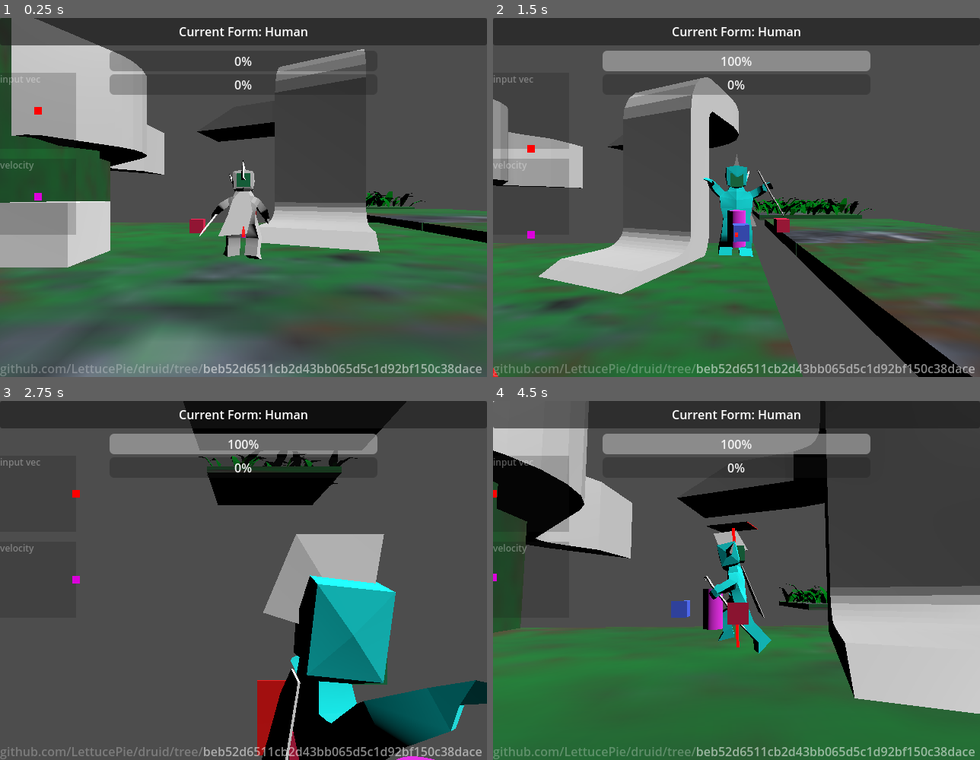
Above: before the commit, frames 1-4 (two rows, left to right).
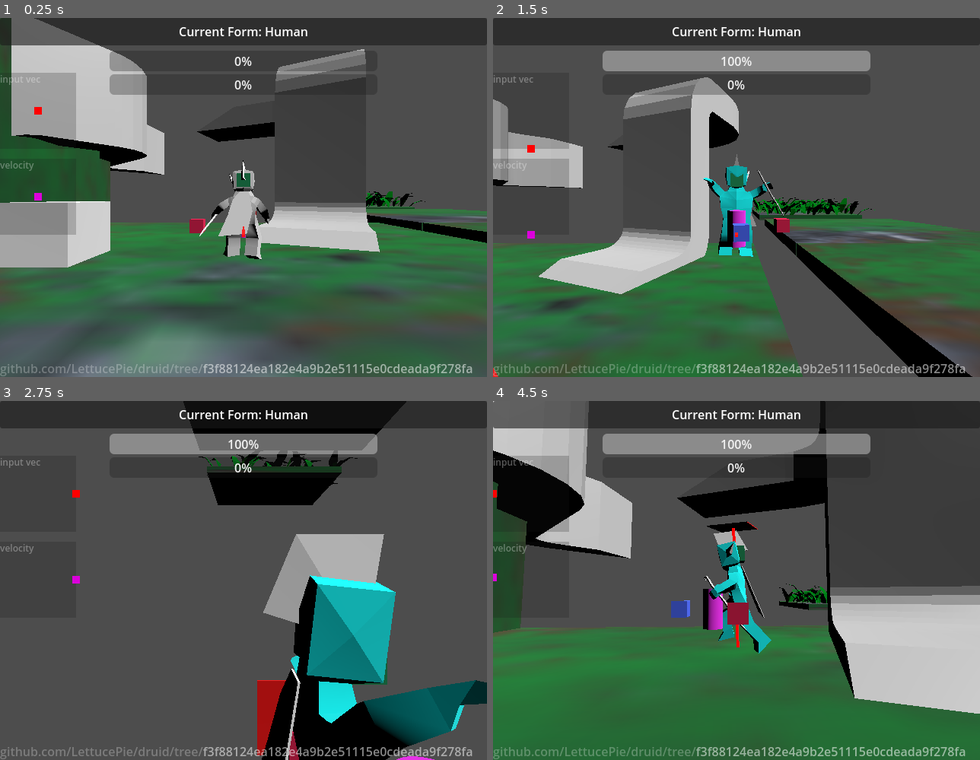
Above: after the commit, the same moments.

Repository: LettucePie/druid
Game: Godot game, scene res://playscenes/play_0.tscn
The game is run twice, just before and just after one commit, with the same random seed, the same clock (stepped at 60 frames per second) and the same inputs.
Inputs (mouse positions are in pixels of both pictures, inside the frame that each line leads up to):
- Up to frame 1 (0.25 s): no input
- Up to frame 2 (1.5 s): tap Enter (ui_accept) at 0.5 s; move the mouse to (736, 369) at 0.52 s; hold D (move_right) 0.53-1.28 s; tap M (special) at 0.6 s; tap Space (jump) at 0.77, 0.8, 1.07, 1.35 s; move the mouse to (639, 215) at 1.27 s; hold S (move_down) from 1.28 s (still down)
- Up to frame 3 (2.75 s): tap Space (jump) at 1.52, 1.82, 2.3 s; tap M (special) at 1.55 s; move the mouse to (292, 501) at 2.02 s; release S (move_down) at 2.03 s; hold D (move_right) from 2.03 s (still down); hold Right mouse button (aim) from 2.03 s (still down)
- Up to frame 4 (4.5 s): move the mouse to (712, 652) at 2.77 s; release D (move_right) at 2.78 s; release Right mouse button (aim) at 2.78 s; hold W (move_up) 2.78-3.53 s; tap N (attack) at 2.85 s; tap Space (jump) at 3.02, 3.32, 3.77, 3.8, 4.07 s; tap M (special) at 3.05 s; move the mouse to (882, 634) at 3.52 s; hold A (move_left) from 3.53 s (still down); tap K (cam_down) at 3.6 s; move the mouse to (590, 526) at 4.27 s; tap J (cam_left) at 4.35 s

The runs differ from the first frame. In frame 1, 0.8% of the frame differs, in the area x 41-99%, y 96-99%; in frame 2, 0.8%; in frame 3, 0.8%; in frame 4, 0.8%.

Commit message:
connected dodge animations to input

Diff:
--- a/core/anim_handler.gd
+++ b/core/anim_handler.gd
@@ -120,6 +120,13 @@
 	current_tree.set("parameters/blend_movement/blend_amount", int(value))
 
 
+func set_dodge_direction(dir : Vector2):
+	print("Setting Dodge Direction")
+	if state_machine.has_node("dodge"):
+		current_tree.set("parameters/dodge/blend_position", dir)
+		playback.start("dodge")
+
+
 ## Auto Advance Expression does not work well... at least in current config.
 ## This is going to be the main avenue for playing animations.
 ## Here we clarify animation name conversions, or other bonus effects per form.
--- a/core/player.gd
+++ b/core/player.gd
@@ -588,15 +588,8 @@
 				velocity_buffer[2].normalized(),
 				get_up_direction()
 			)
-			var negative : bool = angle < 0.0
-			angle = abs(angle) / PI
-			print(PI, " ", angle)
-			if angle < 0.33:
-				print("Front Dodge")
-			elif angle >= 0.33 and angle < 0.60:
-				print("Side Dodge -- Left = ", negative)
-			else:
-				print("Back Dodge")
+			anim.set_dodge_direction(Vector2.UP.rotated(angle))
+			turn_swivel_ring(velocity_buffer[2].normalized())
 			dodge_cooldown = 15
 			dodge_active = 10
 			dodge_direction = move_direction.normalized()
--- a/core/player.tscn
+++ b/core/player.tscn
@@ -86,6 +86,28 @@
 transitions = ["Start", "movement", SubResource("AnimationNodeStateMachineTransition_8ndn3"), "movement", "attack_1", S …(466 unchanged characters)…
 graph_offset = Vector2(12, 6)
 
+[sub_resource type="AnimationNodeAnimation" id="AnimationNodeAnimation_qej4r"]
+animation = &"dodge_b"
+
+[sub_resource type="AnimationNodeAnimation" id="AnimationNodeAnimation_bc3dm"]
+animation = &"dodge_f"
+
+[sub_resource type="AnimationNodeAnimation" id="AnimationNodeAnimation_1si8n"]
+animation = &"dodge_l"
+
+[sub_resource type="AnimationNodeAnimation" id="AnimationNodeAnimation_ahlx2"]
+animation = &"dodge_r"
+
+[sub_resource type="AnimationNodeBlendSpace2D" id="AnimationNodeBlendSpace2D_xtrm1"]
+blend_point_0/node = SubResource("AnimationNodeAnimation_qej4r")
+blend_point_0/pos = Vector2(0, 1)
+blend_point_1/node = SubResource("AnimationNodeAnimation_bc3dm")
+blend_point_1/pos = Vector2(0, -1)
+blend_point_2/node = SubResource("AnimationNodeAnimation_1si8n")
+blend_point_2/pos = Vector2(-1, 0)
+blend_point_3/node = SubResource("AnimationNodeAnimation_ahlx2")
+blend_point_3/pos = Vector2(1, 0)
+
 [sub_resource type="AnimationNodeAnimation" id="AnimationNodeAnimation_fvlgs"]
 animation = &"fall"
 
@@ -109,7 +131,13 @@
 switch_mode = 2
 advance_mode = 2
 
+[sub_resource type="AnimationNodeStateMachineTransition" id="AnimationNodeStateMachineTransition_ys2d7"]
+switch_mode = 2
+advance_mode = 2
+
 [sub_resource type="AnimationNodeStateMachine" id="AnimationNodeStateMachine_7b5l6"]
+states/dodge/node = SubResource("AnimationNodeBlendSpace2D_xtrm1")
+states/dodge/position = Vector2(511, 8)
 states/fall/node = SubResource("AnimationNodeAnimation_fvlgs")
 states/fall/position = Vector2(452, 192)
 states/jump/node = SubResource("AnimationNodeAnimation_4d28a")
@@ -118,8 +146,8 @@
 states/land/position = Vector2(577, 192)
 states/movement/node = ExtResource("4_3ccqs")
 states/movement/position = Vector2(511, 100)
-transitions = ["Start", "movement", SubResource("AnimationNo …(218 unchanged characters)… mationNodeStateMachineTransition_rb3kq")]
-graph_offset = Vector2(-33, 51)
+transitions = ["Start", "movement", SubResource("AnimationNo …(218 unchanged characters)… mationNodeStateMachineTransition_rb3kq"), "dodge", "movement", SubResource("AnimationNodeStateMachineTransition_ys2d7")]
+graph_offset = Vector2(-33, -32)
 
 [sub_resource type="StandardMaterial3D" id="StandardMaterial3D_g87jm"]
 albedo_color = Color(1, 0.184314, 1, 1)
@@ -233,6 +261,7 @@
 tree_root = SubResource("AnimationNodeStateMachine_7b5l6")
 advance_expression_base_node = NodePath("../..")
 anim_player = NodePath("../../wolf_node/wolf_model/AnimationPlayer")
+parameters/dodge/blend_position = Vector2(0, 0.0132158)
 parameters/movement/blend_position = 0
 
 [node name="human_shape" parent="." instance=ExtResource("5_fobq8")]
@@ -276,34 +305,34 @@
 transform = Transform3D(-0.312618, 0, -2.73299e-08, 0, 0.312618, 0, 2.73299e-08, 0, -0.312618, 0, 0.143265, 0)
 
 [node name="Skeleton3D" parent="human_node/human_model/human_armature" index="0"]
-bones/0/position = Vector3(0, -0.159243, -0.10598)
+bones/0/position = Vector3(0, -0.16168, -0.10598)
 bones/0/rotation = Quaternion(0.0914123, -0.00244562, -0.0016501, 0.995809)
-bones/1/rotation = Quaternion(-0.0137104, 0.00451229, 0.797656, 0.60294)
+bones/1/rotation = Quaternion(-0.016177, -0.00619261, 0.797931, 0.6025)
 bones/2/rotation = Quaternion(0.0834039, -0.0313383, 0.324214, 0.941779)
 bones/3/rotation = Quaternion(0.317049, 0.0415371, 0.0138462, 0.947398)
-bones/5/rotation = Quaternion(-0.00529617, -0.0138825, 0.00360593, 0.999883)
+bones/5/rotation = Quaternion(0.00860339, -0.0138914, 0.00334091, 0.999861)
 bones/6/rotation = Quaternion(-0.0150778, -3.56578e-05, -0.000320333, 0.999886)
 bones/10/position = Vector3(-0.34512, -0.192523, -0.00858107)
-bones/10/rotation = Quaternion(-0.214865, 0.257075, 0.939663, 0.0691266)
-bones/11/rotation = Quaternion(-0.42778, 0.00117744, -0.00277666, 0.903878)
+bones/10/rotation = Quaternion(-0.214687, 0.259485, 0.939, 0.0696778)
+bones/11/rotation = Quaternion(-0.433971, 0.00119645, -0.00276849, 0.900922)
 bones/12/rotation = Quaternion(-0.0599468, -0.00843683, -0.742144, 0.667501)
-bones/13/rotation = Quaternion(-0.0811926, -0.0165064, -0.280497, 0.956273)
+bones/13/rotation = Quaternion(-0.0814491, -0.017042, -0.278884, 0.956713)
 bones/14/rotation = Quaternion(0.395912, -0.0344117, -0.113618, 0.910582)
 bones/17/position = Vector3(0.358753, -0.19082, -0.0116346)
-bones/17/rotation = Quaternion(0.0968103, 0.361912, 0.92305, -0.0873276)
-bones/18/rotation = Quaternion(-0.29145, -0.0947673, -0.0160024, 0.951746)
+bones/17/rotation = Quaternion(0.0963767, 0.366478, 0.921247, -0.0878058)
+bones/18/rotation = Quaternion(-0.298456, -0.0946468, -0.0167003, 0.949572)
 
 [node name="ear_a" parent="human_node/human_model/human_armature/Skeleton3D" index="0"]
-transform = Transform3D(0.999448, -0.00253311, -0.0331121, -0.0021879, 0.989898, -0.141767, 0.0331367, 0.141761, 0.989346, 0.000675777, 1.68039, 0.207824)
+transform = Transform3D(0.999448, -0.00253311, -0.0331121, -0.00310829, 0.985574, -0.169217, 0.0330631, 0.169227, 0.985022, 0.000675778, 1.67437, 0.22951)
 
 [node name="hair_a" parent="human_node/human_model/human_armature/Skeleton3D" index="1"]
-transform = Transform3D(0.999448, -0.00253311, -0.0331121, -0.0021879, 0.989898, -0.141767, 0.0331367, 0.141761, 0.989346, 0.00858761, 2.10562, -0.0027308)
+transform = Transform3D(0.999448, -0.00253311, -0.0331121, -0.00310829, 0.985574, -0.169217, 0.0330631, 0.169227, 0.985022, 0.00858762, 2.10529, 0.0308578)
 
 [node name="cape" parent="human_node/human_model/human_armature/Skeleton3D" index="2"]
-transform = Transform3D(0.999449, -0.0329398, 0.00416954, 0.0331904, 0.994579, -0.0985484, -0.00090076, 0.0986325, 0.995124, -0.0395435, 1.19829, -0.296803)
+transform = Transform3D(0.999449, -0.0329398, 0.00416953, 0.0332026, 0.991452, -0.126176, 2.23145e-05, 0.126245, 0.991999, -0.0395435, 1.20649, -0.288326)
 
 [node name="staff_a" parent="human_node/human_model/human_armature/Skeleton3D" index="3"]
-transform = Transform3D(0.426782, -0.28551, 0.858103, 0.843036, 0.469043, -0.263227, -0.327333, 0.835753, 0.440874, 1.36526, -0.00451548, 0.209648)
+transform = Transform3D(0.423659, -0.286717, 0.859248, 0.844436, 0.468267, -0.260103, -0.327781, 0.835775, 0.440499, 1.36802, -0.00456398, 0.209507)
 
 [node name="standin_floor" parent="human_node/human_model" index="1"]
 visible = false
@@ -340,16 +369,16 @@
 [node name="Skeleton3D" parent="wolf_node/wolf_model/Armature" index="0"]
 bones/1/rotation = Quaternion(0.656745, -8.93774e-16, -8.93774e-16, 0.754113)
 bones/2/rotation = Quaternion(0.12946, 1.04057e-15, -9.22106e-17, 0.991585)
-bones/3/rotation = Quaternion(-0.335117, -7.1999e-18, 5.93564e-17, 0.942177)
-bones/4/rotation = Quaternion(-0.270283, 1.40711e-18, 6.46379e-17, 0.962781)
+bones/3/rotation = Quaternion(-0.3398, 4.0243e-18, 8.18297e-17, 0.940498)
+bones/4/rotation = Quaternion(-0.259897, 2.05018e-18, 6.40815e-17, 0.965636)
 bones/5/rotation = Quaternion(0.456607, 1.48065e-22, -1.01387e-16, 0.889668)
 bones/6/rotation = Quaternion(0.859775, 0.204093, 0.0176992, -0.467782)
 bones/7/rotation = Quaternion(0.859775, -0.204093, -0.0176992, -0.467782)
-bones/8/position = Vector3(0.903733, 0.973466, 1.18239)
-bones/8/rotation = Quaternion(0.803157, 6.22257e-18, 7.213e-18, 0.595768)
+bones/8/position = Vector3(0.903733, 0.956771, 1.19301)
+bones/8/rotation = Quaternion(0.805843, -1.42738e-17, -3.83401e-18, 0.592129)
 bones/9/rotation = Quaternion(0.102258, 1.18584e-07, 1.21901e-08, 0.994758)
-bones/12/position = Vector3(-0.903733, 0.973466, 1.18239)
-bones/12/rotation = Quaternion(0.803157, 6.22257e-18, 7.213e-18, 0.595768)
+bones/12/position = Vector3(-0.903733, 0.956771, 1.19301)
+bones/12/rotation = Quaternion(0.805843, -1.42738e-17, -3.83401e-18, 0.592129)
 bones/13/rotation = Quaternion(0.102258, 1.18584e-07, 1.21901e-08, 0.994758)
 bones/16/rotation = Quaternion(0.649191, -0.000736844, -0.092586, 0.754969)
 bones/17/rotation = Quaternion(0.560286, -0.0218214, 0.0589299, 0.825912)
--- a/project.godot
+++ b/project.godot
@@ -14,7 +14,7 @@
 run/main_scene="res://playscenes/play_0.tscn"
 config/features=PackedStringArray("4.2", "Mobile")
 config/icon="res://icon.svg"
-config/git_sha="beb52d6511cb2d43bb065d5c1d92bf150c38dace"
+config/git_sha="f3f88124ea182e4a9b2e51115e0cdeada9f278fa"
 
 [display]
 
--- a/ui/commit.tscn
+++ b/ui/commit.tscn
@@ -14,4 +14,4 @@
 bbcode_enabled = true
 text = "[color=#ffffff44]github.com/LettucePie/druid/tree/[/color]"
 script = ExtResource("1_j6ov3")
-manual_commit = "e3238c16aea49dc81046ee7a59f22a71195381f6"
+manual_commit = "f3f88124ea182e4a9b2e51115e0cdeada9f278fa"
Not shown: 1 places in core/player.tscn that only renumber resources
